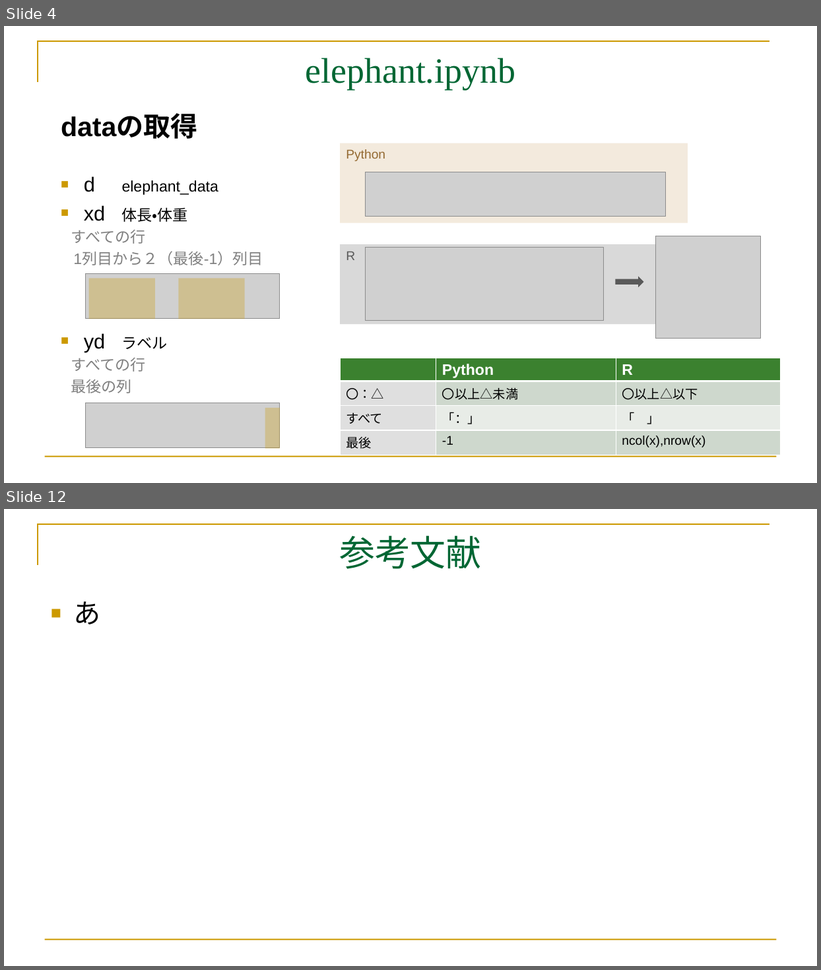
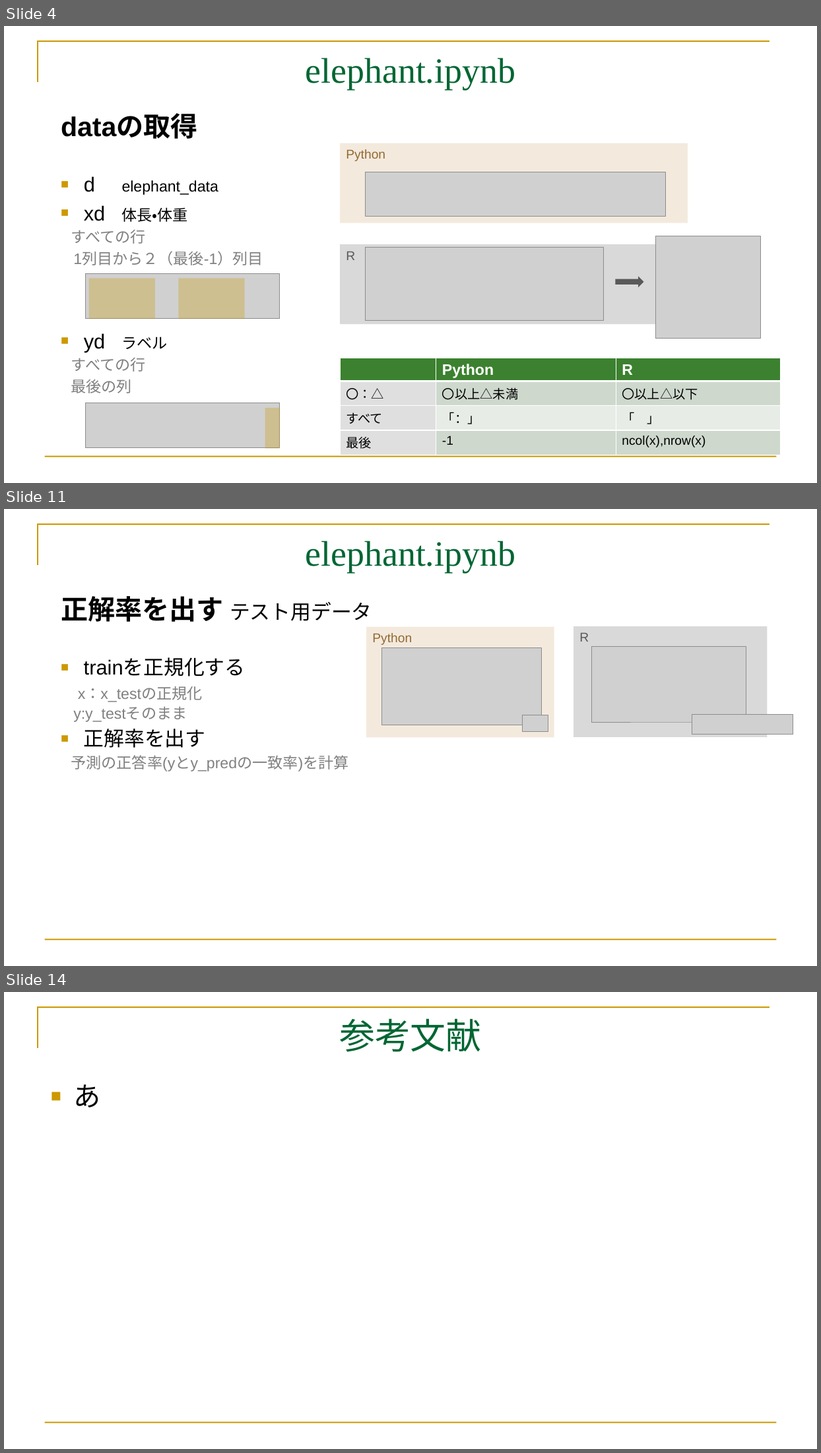
Before and after one commit to mei-517/GoogleColab, a slide deck: GoogleColab.part3.pptx. Shown one above the other, each under a label of ours: slides 4 and 12 before the commit, slides 4, 11 and 14 after it; the slides between them are not shown. The pictures are 821x970 and 821x1453 pixels, drawn with LibreOffice and Linux fonts; fonts in the diff are those of the drawing; grey boxes stand for pictures. Boxes give left, top, right and bottom in pixels: in the first picture for what was removed or moved away, otherwise in the second. Text is boxed around its words. In the diff, an @@ line names an element or a change of style, - is before the commit and + after.

Commit message:
add 1-3 20260915 elephant.ipynb完成版

```diff
--- a/GoogleColab.part3.pptx
+++ b/GoogleColab.part3.pptx
@@ slide 11 added at (4,509,817,966), background #FFFFFF; not listed: 2 template elements that a slide beside it also shows @@
@@ title added at (306,541,516,573), 42 pt, text #006633 @@
+elephant.ipynb
@@ text added at (61,596,372,622), 24 pt, text #000000 @@
+正解率を出す テスト用データ
@@ rectangle added at (366,626,554,738), fill #F3EADD, 15 pt, text #946A32 @@
+Python
@@ rectangle added at (574,626,767,738), fill #D9D9D9, 15 pt, text #595959 @@
+R
@@ picture added at (591,647,746,722) @@
@@ text added at (71,659,349,772), 18 pt, text #808080 @@
+■ trainを正規化する
+x：x_testの正規化
+y:y_testそのまま
+■ 正解率を出す
+予測の正答率(yとy_predの一致率)を計算
@@ picture added at (382,648,541,725) @@
@@ picture added at (523,715,548,731) @@
@@ picture added at (692,714,794,734) @@
@@ what was slide 12 is now slide 14 @@
```
Also in this commit, not shown: 2 slides changed, 6 other slides added, 5 slides removed, 20 other files.
